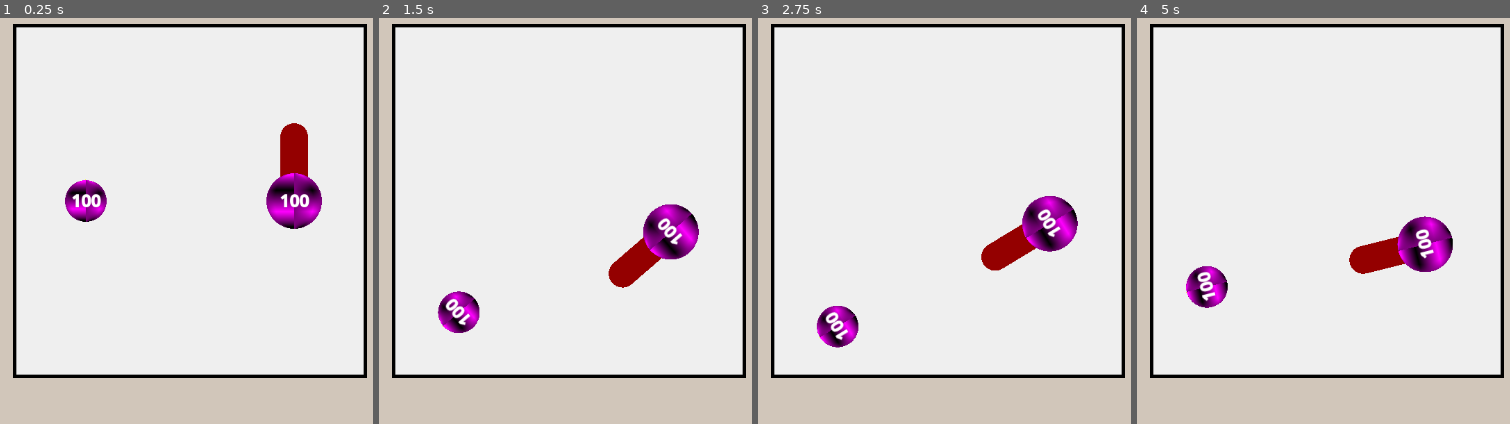
Above: before the commit, frames 1-4 (left to right).
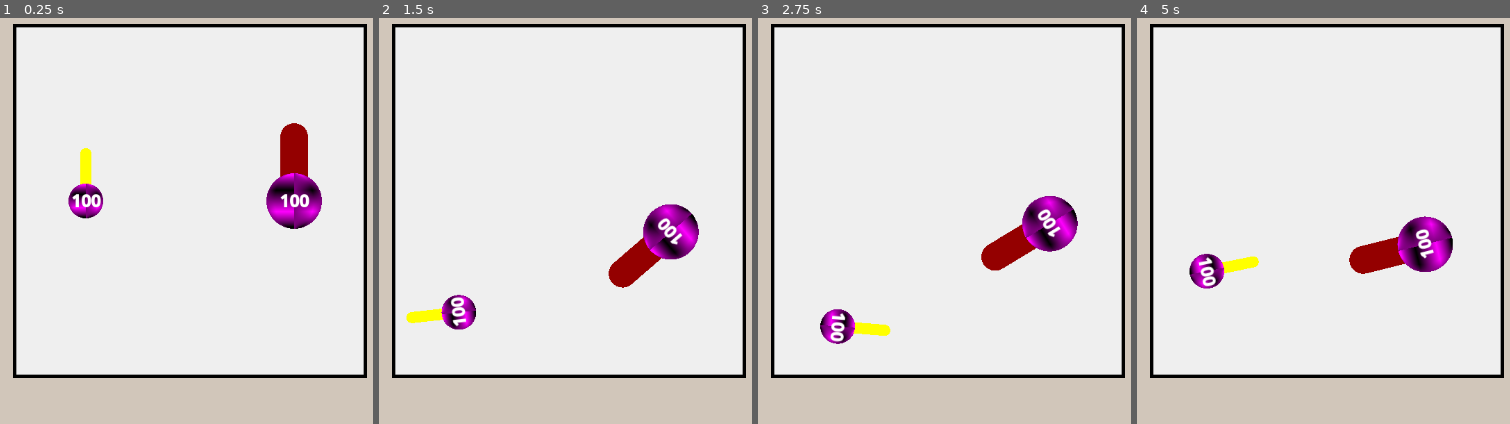
Above: after the commit, the same moments.

Repository: Arithmos-101/earclacks-copy
Game: Godot game, scene res://main.tscn
The game is run twice, just before and just after one commit, with the same random seed, the same clock (stepped at 60 frames per second) and the same inputs.
Inputs:
- Up to frame 1 (0.25 s): no input
- Up to frame 2 (1.5 s): tap Enter at 0.5 s; hold Space (space) 0.53-1.28 s; tap Space (space) at 1.35 s
- Up to frame 3 (2.75 s): tap Space (space) at 2 s; hold Space (space) from 2.03 s (still down)
- Up to frame 4 (5 s): tap Enter at 2.75 s; release Space (space) at 2.78 s; tap Space (space) at 2.85, 4.35 s; hold Space (space) 3.53-4.28 s

The runs differ from the first frame. In frame 1, 0.8% of the frame differs, in the area x 17-29%, y 32-51%; in frame 2, 1.1%; in frame 3, 1.1%; in frame 4, 1.4%, in the area x 13-33%, y 58-72%.

Commit message:
clanking yay

Diff:
--- /dev/null
+++ b/Clack Ball/Clack Ball Data/dagger_ball_data.tres
@@ -0,0 +1,11 @@
+[gd_resource type="Resource" script_class="ClackBallData" format=3 uid="uid://b8eu1361qij1q"]
+
+[ext_resource type="Script" uid="uid://dauvgqwgh8xq" path="res://Clack Ball/Clack Ball Data/clack_ball_data.gd" id="1_5hj4o"]
+[ext_resource type="PackedScene" uid="uid://cty7uqjjyoiwa" path="res://Weapons/dagger.tscn" id="2_5hj4o"]
+
+[resource]
+script = ExtResource("1_5hj4o")
+ball_radius = 25.0
+weapon = ExtResource("2_5hj4o")
+initial_attack_speed = 100.0
+metadata/_custom_type_script = "uid://dauvgqwgh8xq"
--- a/Clack Ball/clack_ball.gd
+++ b/Clack Ball/clack_ball.gd
@@ -34,6 +34,12 @@
 	else:
 		process_mode = Node.PROCESS_MODE_ALWAYS
 
+func on_clank() -> void:
+	print("before ", angular_velocity)
+	print("expected ", -data.initial_attack_speed * (angular_velocity/abs(angular_velocity)))
+	angular_velocity = -data.initial_attack_speed * (angular_velocity/abs(angular_velocity))
+	print("current ", angular_velocity)
+
 func damage(value : int) -> void:
 	health -= value
 	health_text.text = "[b]" + str(health)
--- a/VsArena.gd
+++ b/VsArena.gd
@@ -16,7 +16,7 @@
 func _spawn_balls() -> void:
 	var clack_ball = default_clack_ball.instantiate()
 	clack_ball.position = clack_ball_spawn_1.position
-	clack_ball.data = load("res://Clack Ball/Clack Ball Data/default_ball_data.tres").duplicate()
+	clack_ball.data = load("res://Clack Ball/Clack Ball Data/dagger_ball_data.tres").duplicate()
 	add_child(clack_ball)
 	balls.append(clack_ball)
 
--- a/Weapons/Weapon Variants/sword.tscn
+++ b/Weapons/Weapon Variants/sword.tscn
@@ -3,21 +3,20 @@
 [ext_resource type="PackedScene" uid="uid://ciie81c2b30mg" path="res://Weapons/weapon.tscn" id="1_twva4"]
 [ext_resource type="Script" uid="uid://c450ybe8kj5y1" path="res://Weapons/Weapon Modifer/weapon_modifer.gd" id="2_np7vs"]
 
-[sub_resource type="CapsuleMesh" id="CapsuleMesh_twva4"]
+[sub_resource type="CapsuleMesh" id="CapsuleMesh_np7vs"]
 resource_local_to_scene = true
 radius = 20.0
 height = 120.0
 
-[node name="Weapon" unique_id=684287475 instance=ExtResource("1_twva4")]
-initial_damage = 1
+[node name="Sword" unique_id=684287475 instance=ExtResource("1_twva4")]
 
 [node name="WeaponMesh" parent="." index="0" unique_id=973367880]
 modulate = Color(0.57925385, 1.973361e-06, 3.85046e-07, 1)
 position = Vector2(0, -12)
-mesh = SubResource("CapsuleMesh_twva4")
+mesh = SubResource("CapsuleMesh_np7vs")
 
 [node name="HitBox" parent="HitBoxArea" parent_id_path=PackedInt32Array(1849890247) index="0" unique_id=147978137]
-polygon = PackedVector2Array(-58.666668, 44, -1, 48, 64, 44, 106.66667, 31, 106.66667, -15, 106.66667, -55, 69.333336, -68, 5, -72, -8, -72, -64, -68, -106.66667, -57, -106.66667, -15, -106.66667, 32)
+polygon = PackedVector2Array(-58.666668, 0, 0, 0, 58.666668, 0, 101.333336, 0, 106.66667, -15, 106.66667, -55, 69.333336, -68, 5, -72, -8, -72, -64, -68, -106.66667, -57, -106.66667, -15, -106.66667, 0)
 
 [node name="WeaponModifer" parent="." index="2" unique_id=1273324694]
 script = ExtResource("2_np7vs")
--- /dev/null
+++ b/Weapons/dagger.tscn
@@ -0,0 +1,17 @@
+[gd_scene format=3 uid="uid://cty7uqjjyoiwa"]
+
+[ext_resource type="PackedScene" uid="uid://ciie81c2b30mg" path="res://Weapons/weapon.tscn" id="1_fees6"]
+
+[sub_resource type="CapsuleMesh" id="CapsuleMesh_fees6"]
+resource_local_to_scene = true
+radius = 8.0
+height = 60.0
+
+[node name="Dagger" unique_id=684287475 instance=ExtResource("1_fees6")]
+
+[node name="WeaponMesh" parent="." index="0" unique_id=973367880]
+position = Vector2(0, -21)
+mesh = SubResource("CapsuleMesh_fees6")
+
+[node name="HitBox" parent="HitBoxArea" parent_id_path=PackedInt32Array(1849890247) index="0" unique_id=147978137]
+polygon = PackedVector2Array(0, 0, -42.666668, 0, -42.666668, -45, -26.666668, -49, 0, -51, 26.666668, -49, 42.666668, -45, 42.666668, 0)
--- a/Weapons/weapon.gd
+++ b/Weapons/weapon.gd
@@ -1,6 +1,11 @@
 extends Node2D
 class_name Weapon
 
+@export var clack_cooldown_timer : Timer
+# If you want to make this changable per clack ball, you need to
+# move the clack_cooldown_timer.is_stopped() out of the if statement
+# and into the on_clank thing
+@export var clack_cooldown := 0.1
 @export var weapon_mesh : MeshInstance2D
 @export var hit_box_area : Area2D
 @export var initial_damage := 1
@@ -8,7 +13,17 @@
 
 var damage = initial_damage
 
+func _ready() -> void:
+	clack_cooldown_timer.wait_time = clack_cooldown
+
 func _on_hit_box_area_area_entered(area: Area2D) -> void:
 	if area is ClackBallHurtArea and area != get_parent().hurt_area:
 		if weapon_modifer:
 			weapon_modifer.on_attack()
+	if area is HitBoxArea && clack_cooldown_timer.is_stopped():
+		area.on_clank()
+		on_clank()
+
+func on_clank():
+	clack_cooldown_timer.start()
+	get_parent().on_clank()
--- a/Weapons/weapon.tscn
+++ b/Weapons/weapon.tscn
@@ -6,11 +6,11 @@
 [sub_resource type="CapsuleMesh" id="CapsuleMesh_0jw1c"]
 resource_local_to_scene = true
 
-[node name="Weapon" type="Node2D" unique_id=684287475 node_paths=PackedStringArray("weapon_mesh", "hit_box_area")]
+[node name="Weapon" type="Node2D" unique_id=684287475 node_paths=PackedStringArray("clack_cooldown_timer", "weapon_mesh", "hit_box_area")]
 script = ExtResource("1_0jw1c")
+clack_cooldown_timer = NodePath("ClackCooldown")
 weapon_mesh = NodePath("WeaponMesh")
 hit_box_area = NodePath("HitBoxArea")
-initial_damage = null
 
 [node name="WeaponMesh" type="MeshInstance2D" parent="." unique_id=973367880]
 modulate = Color(1, 1, 0, 1)
@@ -26,4 +26,7 @@
 
 [node name="WeaponModifer" type="Node" parent="." unique_id=1273324694]
 
+[node name="ClackCooldown" type="Timer" parent="." unique_id=301737068]
+one_shot = true
+
 [connection signal="area_entered" from="HitBoxArea" to="." method="_on_hit_box_area_area_entered"]
--- a/hit_box_area.gd
+++ b/hit_box_area.gd
@@ -4,3 +4,6 @@
 func get_damage() -> int:
 	# TODO: Change get_parent into something more reliable
 	return get_parent().damage
+
+func on_clank() -> void:
+	get_parent().on_clank()
